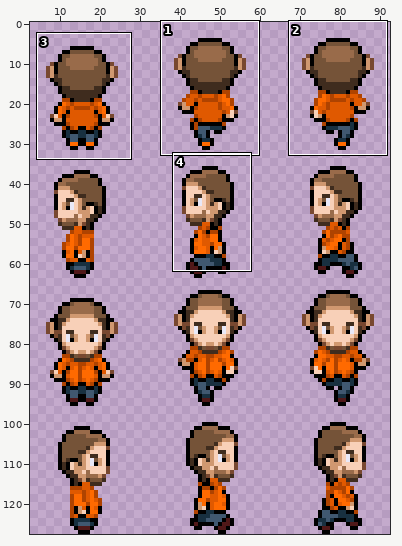
Sprite sheet -- P3D/Content/Textures/NPC/daniel.png. The first picture is a wide view before the edit; the outline marks the close-up.
Close-up. Before the commit:
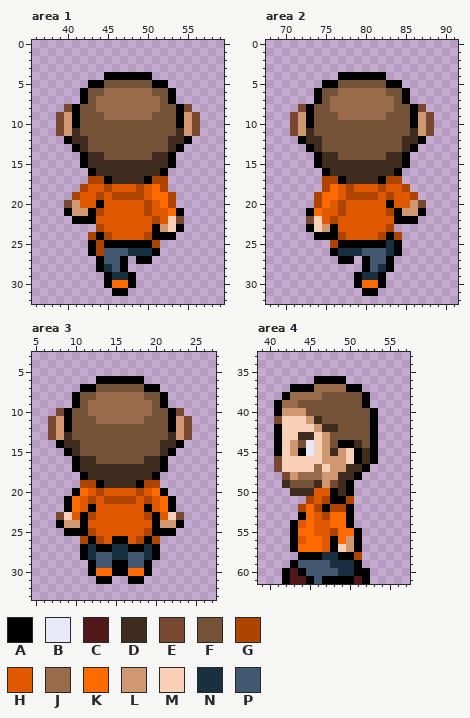
The file is 96x128 pixels. Shown: area 1: x 36..59, y 0..32; area 2: x 68..91, y 0..32; area 3: x 5..27, y 3..33; area 4: x 39..57, y 33..61. The wide view leaves out empty margins. The commit also changed other parts of the picture, which this record leaves out.
Palette (. is transparent): A #000000  B #e8e8f8  C #501818  D #3f2c1e  E #784830  F #755338  G #af4300  H #e05900  J #996b4a  K #ff6a00  L #d09870  M #f8d0b8  N #183040  P #405870
New version:
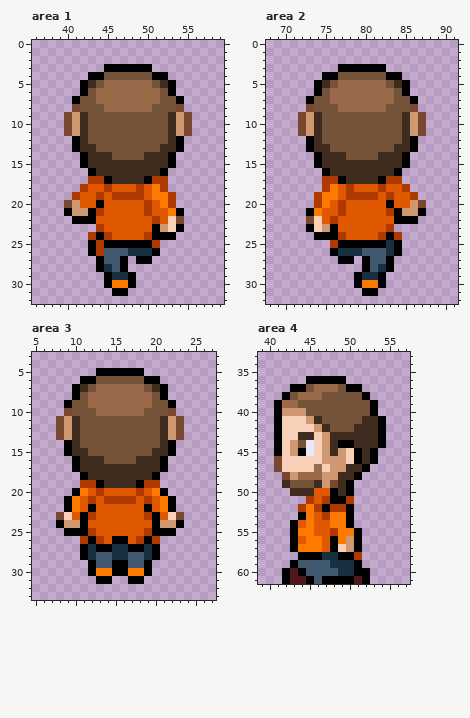
Changes in this commit:
colour G: #af4300 -> #af3a00
colour K: #ff6a00 -> #ff7a00
Changed rows in their new state; - is a pixel that keeps its letter.
Area 1:
first column x 39:
 3 ------AAAAAA------
 4 ----AAFFFFFFAA----
 5 ---ADFJJJJJJFDA---
 6 -----J------J-----
 7 --AF----------FA--
 8 -.E--F------F--E.-
 9 .ELD--FFFFFF--DLE.
10 .ELD----------DLE.
11 .ELD----------DLE.
12 -.A------------A.-
13 ----D--------D----
14 ------D----D------
Area 2:
first column x 71:
 3 ------AAAAAA------
 4 ----AAFFFFFFAA----
 5 ---ADFJJJJJJFDA---
 6 -----J------J-----
 7 --AF----------FA--
 8 -.E--F------F--E.-
 9 .ELD--FFFFFF--DLE.
10 .ELD----------DLE.
11 .ELD----------DLE.
12 -.A------------A.-
13 ----D--------D----
14 ------D----D------
Area 3:
first column x 7:
 5 ------AAAAAA------
 6 ----AAFFFFFFAA----
 7 ---ADFJJJJJJFDA---
 8 -----J------J-----
 9 --AF----------FA--
10 -.E--F------F--E.-
11 .ELD--FFFFFF--DLE.
12 .ELD----------DLE.
13 .ELD----------DLE.
14 -.A------------A.-
15 ----D--------D----
16 ------D----D------
Area 4:
first column x 41:
36 ----A---------
37 ----F---F-----
38 --F-----------
39 -----------FA-
41 A----------DDA
42 -------F--DDDA
43 -------DDDDDDA
44 -------D---DDA
